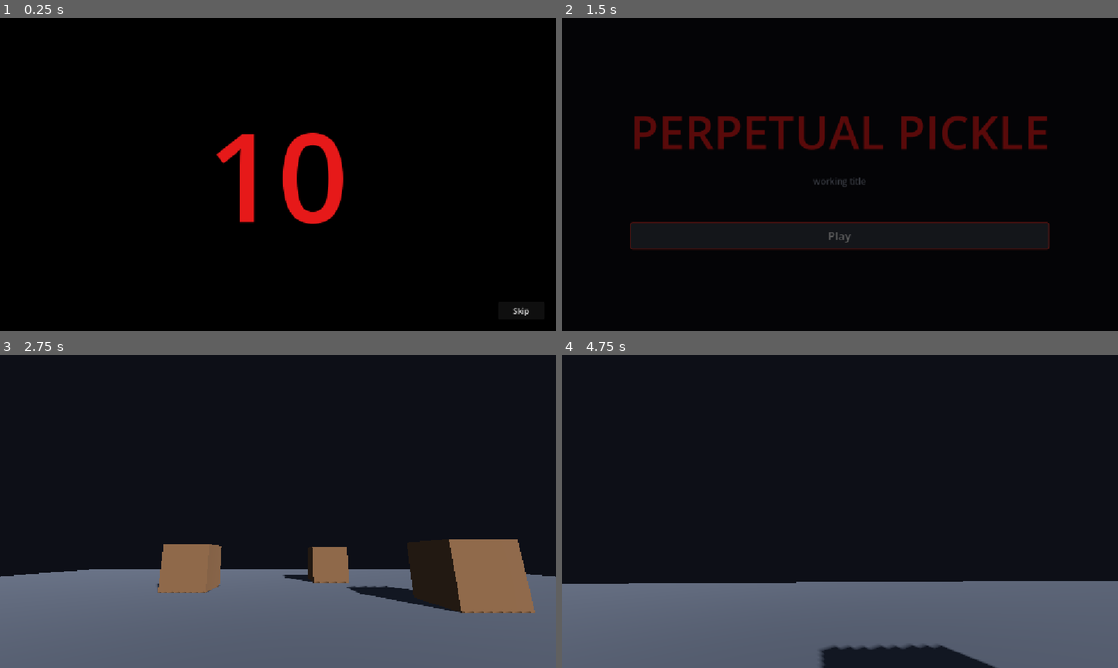
Above: before the commit, frames 1-4 (two rows, left to right).
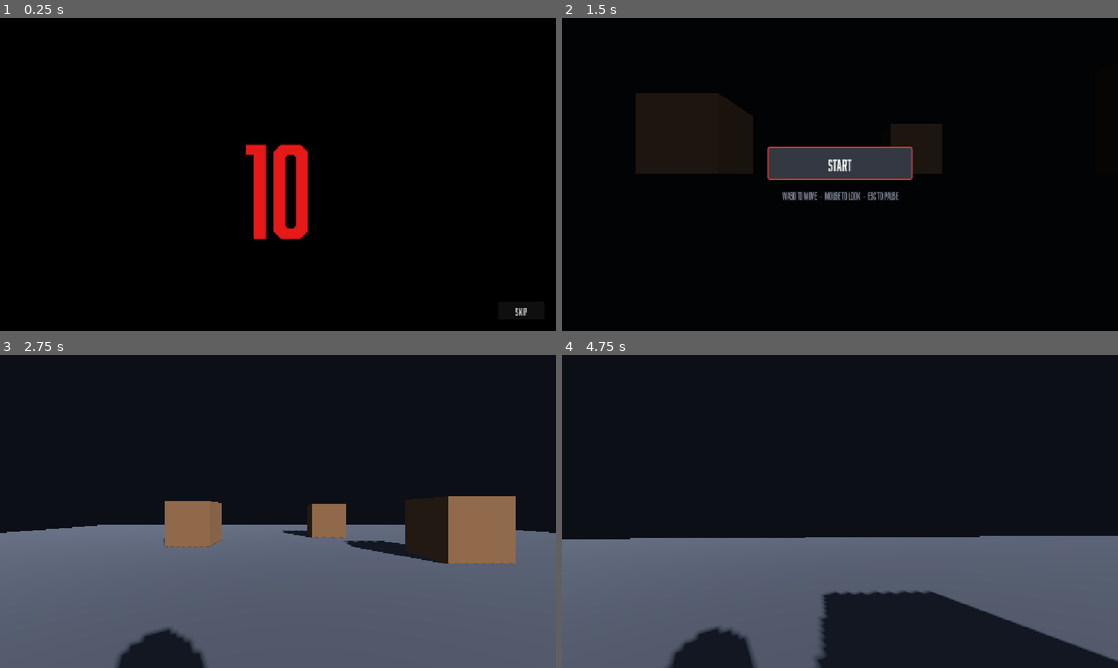
Above: after the commit, the same moments.

Repository: Joony/gmtk-game-jam-2026
Game: Godot game, scene res://scenes/intro.tscn
The game is run twice, just before and just after one commit, with the same random seed, the same clock (stepped at 60 frames per second) and the same inputs.
Inputs (mouse positions are in pixels of both pictures, inside the frame that each line leads up to):
- Up to frame 1 (0.25 s): no input
- Up to frame 2 (1.5 s): click "Skip" at 0.5 s; click (840, 237) at 1.25 s, where only the run before the commit has a clickable "Play"
- Up to frame 3 (2.75 s): click (278, 498) at 2 s, where only the run after the commit has a clickable "START"
- Up to frame 4 (4.75 s): tap Enter at 2.75 s; move the mouse to (867, 511) at 2.77 s; hold W (forward) from 2.78 s (still down); tap Space (jump) at 3.02, 3.77 s; move the mouse to (812, 511) at 3.52 s; move the mouse to (851, 505) at 4.27 s

The runs differ from the first frame. In frame 1, 4.1% of the frame differs, in the area x 38-96%, y 36-96%; in frame 2, 11%; in frame 3, 20%; in frame 4, 24%, in the area x 0-100%, y 57-100%.

Commit message:
Web export verified in browser; START prompt for pointer lock; AbolitionTest font theme; intro counts 10-01 into the game
Co-Authored-By: Claude Fable 5 <noreply@anthropic.com>

Diff:
--- a/project.godot
+++ b/project.godot
@@ -18,6 +18,10 @@
 [autoload]
 
 SceneManager="*res://scripts/scene_manager.gd"
+
+[gui]
+
+theme/custom="res://ui/theme.tres"
 
 [display]
 
--- a/scenes/game.tscn
+++ b/scenes/game.tscn
@@ -1,8 +1,9 @@
-[gd_scene load_steps=10 format=3]
+[gd_scene load_steps=11 format=3]
 
 [ext_resource type="Script" path="res://scripts/game.gd" id="1_game"]
 [ext_resource type="PackedScene" path="res://scenes/player.tscn" id="2_player"]
 [ext_resource type="PackedScene" path="res://ui/pause_menu.tscn" id="3_pause"]
+[ext_resource type="PackedScene" path="res://ui/start_prompt.tscn" id="4_start"]
 
 [sub_resource type="Environment" id="Environment_game"]
 background_mode = 1
@@ -86,3 +87,5 @@
 [node name="Player" parent="." instance=ExtResource("2_player")]
 
 [node name="PauseMenu" parent="." instance=ExtResource("3_pause")]
+
+[node name="StartPrompt" parent="." instance=ExtResource("4_start")]
--- a/scripts/game.gd
+++ b/scripts/game.gd
@@ -1,14 +1,45 @@
 extends Node3D
 
-# Placeholder game scene controller. Step 5 hands cursor ownership to the pause menu.
+# The game does not begin until the player clicks START. That click is what makes
+# mouse capture work in a browser: pointer lock is only granted inside a user-gesture
+# handler, so requesting it from _ready() after a scene transition is rejected on web.
+# It doubles as a decent "here are the controls" beat on desktop.
+
+signal started
 
 @onready var _player: CharacterBody3D = $Player
 @onready var _spawn: Marker3D = $PlayerSpawn
+@onready var _pause_menu: CanvasLayer = $PauseMenu
+@onready var _start_prompt: CanvasLayer = $StartPrompt
+
+var is_started: bool = false
 
 
 func _ready() -> void:
 	_player.global_transform = _spawn.global_transform
+	_start_prompt.get_node("%StartButton").pressed.connect(start_game)
+	_show_start_prompt()
+
+
+func _show_start_prompt() -> void:
+	is_started = false
+	_start_prompt.visible = true
+	# Freeze the player and disable Esc until the game actually begins.
+	_player.process_mode = Node.PROCESS_MODE_DISABLED
+	_pause_menu.enabled = false
+	Input.set_mouse_mode(Input.MOUSE_MODE_VISIBLE)
+	_start_prompt.get_node("%StartButton").grab_focus()
+
+
+func start_game() -> void:
+	if is_started:
+		return
+	is_started = true
+	_start_prompt.visible = false
+	_player.process_mode = Node.PROCESS_MODE_INHERIT
+	_pause_menu.enabled = true
 	capture_mouse()
+	started.emit()
 
 
 func capture_mouse() -> void:
--- a/scripts/intro.gd
+++ b/scripts/intro.gd
@@ -1,9 +1,15 @@
 extends Control
 
-const MAIN_MENU_SCENE := "res://scenes/main_menu.tscn"
+const NEXT_SCENE := "res://scenes/game.tscn"
 const COUNTDOWN_START := 10
+# Counts down to 01 and holds there — it never reaches zero. The countdown is
+# interrupted rather than completed, which is the stasis wake-up beat.
+const COUNTDOWN_END := 1
+## Seconds to hold on 01 before fading out.
+@export var hold_seconds: float = 1.5
 
 var _count := COUNTDOWN_START
+var _finished := false
 
 
 func _ready() -> void:
@@ -11,11 +17,14 @@
 
 
 func _on_timer_timeout() -> void:
-	if _count == 0:
-		_finish()
+	if _count <= COUNTDOWN_END:
 		return
 	_count -= 1
 	_show_count()
+	if _count == COUNTDOWN_END:
+		$Timer.stop()
+		await get_tree().create_timer(hold_seconds).timeout
+		_finish()
 
 
 func _on_skip_button_pressed() -> void:
@@ -23,9 +32,12 @@
 
 
 func _show_count() -> void:
-	%CountdownLabel.text = str(_count)
+	%CountdownLabel.text = "%02d" % _count
 
 
 func _finish() -> void:
+	if _finished:
+		return
+	_finished = true
 	$Timer.stop()
-	SceneManager.change_scene(MAIN_MENU_SCENE)
+	SceneManager.change_scene(NEXT_SCENE)
--- a/scripts/pause_menu.gd
+++ b/scripts/pause_menu.gd
@@ -11,6 +11,9 @@
 signal resumed
 
 var is_paused: bool = false
+## Set false to make Esc inert — the game scene disables it until the player
+## clicks START, so pausing can't happen before the game has begun.
+var enabled: bool = true
 
 
 func _ready() -> void:
@@ -21,6 +24,8 @@
 
 
 func _unhandled_input(event: InputEvent) -> void:
+	if not enabled:
+		return
 	if event.is_action_pressed("pause"):
 		toggle()
 		get_viewport().set_input_as_handled()
--- a/tests/smoke_full_loop.gd
+++ b/tests/smoke_full_loop.gd
@@ -60,36 +60,51 @@
 func _loop_once(round_number: int) -> void:
 	var tag := "round %d" % round_number
 
+	# Path A: launch route — intro drops straight into the game.
 	await _wait_for_transition_idle()
 	_scene_manager.change_scene(INTRO_SCENE)
 	_check("%s: reached the intro" % tag, await _wait_for_scene("Intro"))
 	if not _current_scene_is("Intro"):
 		return
 
-	# Skip rather than sitting through the 11s countdown.
+	# Skip rather than sitting through the countdown.
 	await _wait_for_transition_idle()
 	current_scene.get_node("SkipButton").pressed.emit()
-	_check("%s: intro skip reached the main menu" % tag, await _wait_for_scene("MainMenu"))
+	_check("%s: intro skip reached the game" % tag, await _wait_for_scene("Game"))
+	if not _current_scene_is("Game"):
+		return
+
+	await _play_a_bit(tag + " (from intro)")
+	_check("%s: back at the main menu" % tag, await _wait_for_scene("MainMenu"))
 	if not _current_scene_is("MainMenu"):
 		return
 
+	# Path B: menu route — Play returns to the game.
 	await _wait_for_transition_idle()
 	current_scene.get_node("%PlayButton").pressed.emit()
 	_check("%s: Play reached the game" % tag, await _wait_for_scene("Game"))
 	if not _current_scene_is("Game"):
 		return
 
-	# The game must be live: player present, on the floor, tree not paused.
+	await _play_a_bit(tag + " (from menu)")
+	_check("%s: Quit to Menu reached the main menu" % tag, await _wait_for_scene("MainMenu"))
+
+
+# START the game, confirm it's live, then pause and quit back to the menu.
+func _play_a_bit(tag: String) -> void:
 	var game := current_scene
 	var player: CharacterBody3D = game.get_node_or_null("Player")
 	_check("%s: game has a player" % tag, player != null)
 	_check("%s: tree is not paused on entry" % tag, not paused)
+	_check("%s: game waits behind the START prompt" % tag, not game.is_started)
+	game.start_game()
+	await process_frame
+	_check("%s: START began the game" % tag, game.is_started)
 	for i in 30:
 		await physics_frame
 	if player != null:
 		_check("%s: player is standing on the floor" % tag, player.is_on_floor())
 
-	# Pause, then quit to the menu.
 	_press_escape()
 	await process_frame
 	var pause_menu: CanvasLayer = game.get_node_or_null("PauseMenu")
@@ -97,7 +112,6 @@
 	pause_menu.get_node("%QuitButton").pressed.emit()
 	await process_frame
 	_check("%s: quitting unpaused the tree" % tag, not paused)
-	_check("%s: Quit to Menu reached the main menu" % tag, await _wait_for_scene("MainMenu"))
 
 
 func _run() -> void:
--- a/tests/smoke_intro_scene_manager.gd
+++ b/tests/smoke_intro_scene_manager.gd
@@ -43,19 +43,29 @@
 	if label.get_theme_font_size("font_size") < 100:
 		_failures.append("countdown font size %d is not big" % label.get_theme_font_size("font_size"))
 
-	# Countdown should tick down and auto-advance to the main menu.
-	# current_scene is briefly null mid-change, so only test the name when set.
+	# Countdown ticks down in two digits, holds on 01 (never reaches 00), then
+	# advances to the game. current_scene is briefly null mid-change, so only
+	# test the name when it is set.
+	var seen_two_digit := false
+	var seen_one := false
 	var seen_zero := false
 	var frames := 0
-	while frames < MAX_FRAMES and not _current_scene_is("MainMenu"):
-		if is_instance_valid(label) and label.text == "0":
-			seen_zero = true
+	while frames < MAX_FRAMES and not _current_scene_is("Game"):
+		if is_instance_valid(label):
+			match label.text:
+				"09": seen_two_digit = true
+				"01": seen_one = true
+				"00", "0": seen_zero = true
 		await process_frame
 		frames += 1
-	if not seen_zero:
-		_failures.append("countdown never displayed 0")
-	if not _current_scene_is("MainMenu"):
-		_failures.append("countdown did not auto-advance to MainMenu within %d frames" % MAX_FRAMES)
+	if not seen_two_digit:
+		_failures.append("countdown is not zero-padded to two digits (never displayed '09')")
+	if not seen_one:
+		_failures.append("countdown never displayed '01'")
+	if seen_zero:
+		_failures.append("countdown reached zero — it should hold on 01 and never show 00")
+	if not _current_scene_is("Game"):
+		_failures.append("countdown did not auto-advance to the game scene within %d frames" % MAX_FRAMES)
 
 	# Skip button: go back to the intro, press Skip, expect a transition
 	# triggered by the button (countdown timer stopped), not the countdown.
@@ -76,11 +86,11 @@
 		if not countdown_timer.is_stopped():
 			_failures.append("skip did not stop the countdown timer")
 		frames = 0
-		while frames < MAX_FRAMES and not _current_scene_is("MainMenu"):
+		while frames < MAX_FRAMES and not _current_scene_is("Game"):
 			await process_frame
 			frames += 1
-		if not _current_scene_is("MainMenu"):
-			_failures.append("skip button did not reach MainMenu")
+		if not _current_scene_is("Game"):
+			_failures.append("skip button did not reach the game scene")
 	else:
 		_failures.append("could not return to Intro to test the skip button")
 
--- a/tests/smoke_pause_menu.gd
+++ b/tests/smoke_pause_menu.gd
@@ -52,6 +52,16 @@
 	if pause_menu == null:
 		_finish()
 		return
+
+	# --- Esc is inert until the player clicks START -------------------------
+	_check("pause menu disabled before START", not pause_menu.enabled)
+	_press_escape()
+	await process_frame
+	_check("Esc does nothing before START", not paused and not pause_menu.visible)
+
+	game.start_game()
+	await process_frame
+	_check("pause menu enabled after START", pause_menu.enabled)
 
 	# --- Starts hidden and unpaused -----------------------------------------
 	_check("pause menu starts hidden", not pause_menu.visible)
--- a/tests/smoke_player.gd
+++ b/tests/smoke_player.gd
@@ -81,7 +81,27 @@
 	current_scene = game
 	await process_frame
 
+	# The game is gated behind the START prompt (needed for browser pointer lock).
 	var player: CharacterBody3D = game.get_node("Player")
+	_check("player is frozen before START", player.process_mode == Node.PROCESS_MODE_DISABLED)
+	_check("start prompt is visible before START", game.get_node("StartPrompt").visible)
+	# Cursor must be free while the prompt is up, and captured by START itself —
+	# capturing inside the button handler is what makes pointer lock legal on web.
+	# Probe with CAPTURED specifically: headless accepts VISIBLE but silently
+	# refuses capture, so probing with VISIBLE would wrongly claim testability.
+	Input.set_mouse_mode(Input.MOUSE_MODE_CAPTURED)
+	var cursor_testable := Input.get_mouse_mode() == Input.MOUSE_MODE_CAPTURED
+	Input.set_mouse_mode(Input.MOUSE_MODE_VISIBLE)
+	if cursor_testable:
+		_check("cursor is free while the START prompt is up", Input.get_mouse_mode() == Input.MOUSE_MODE_VISIBLE)
+
+	game.start_game()
+	await process_frame
+	_check("start prompt hidden after START", not game.get_node("StartPrompt").visible)
+	_check("player runs after START", player.process_mode == Node.PROCESS_MODE_INHERIT)
+	if cursor_testable:
+		_check("START captures the cursor", Input.get_mouse_mode() == Input.MOUSE_MODE_CAPTURED)
+
 	var spawn: Marker3D = game.get_node("PlayerSpawn")
 	# Horizontally exact; vertically loose, because gravity has already acted by now.
 	var spawn_pos := spawn.global_position
--- /dev/null
+++ b/ui/start_prompt.tscn
@@ -0,0 +1,65 @@
+[gd_scene load_steps=3 format=3]
+
+[sub_resource type="StyleBoxFlat" id="StyleBoxFlat_normal"]
+bg_color = Color(0.12, 0.13, 0.16, 1)
+border_width_left = 2
+border_width_top = 2
+border_width_right = 2
+border_width_bottom = 2
+border_color = Color(0.45, 0.48, 0.55, 1)
+corner_radius_top_left = 4
+corner_radius_top_right = 4
+corner_radius_bottom_right = 4
+corner_radius_bottom_left = 4
+
+[sub_resource type="StyleBoxFlat" id="StyleBoxFlat_focus"]
+bg_color = Color(0.2, 0.22, 0.26, 1)
+border_width_left = 2
+border_width_top = 2
+border_width_right = 2
+border_width_bottom = 2
+border_color = Color(0.85, 0.2, 0.18, 1)
+corner_radius_top_left = 4
+corner_radius_top_right = 4
+corner_radius_bottom_right = 4
+corner_radius_bottom_left = 4
+
+[node name="StartPrompt" type="CanvasLayer"]
+layer = 60
+
+[node name="Dim" type="ColorRect" parent="."]
+anchors_preset = 15
+anchor_right = 1.0
+anchor_bottom = 1.0
+grow_horizontal = 2
+grow_vertical = 2
+color = Color(0, 0, 0, 0.8)
+
+[node name="Center" type="CenterContainer" parent="."]
+anchors_preset = 15
+anchor_right = 1.0
+anchor_bottom = 1.0
+grow_horizontal = 2
+grow_vertical = 2
+
+[node name="VBox" type="VBoxContainer" parent="Center"]
+layout_mode = 2
+theme_override_constants/separation = 20
+alignment = 1
+
+[node name="StartButton" type="Button" parent="Center/VBox"]
+unique_name_in_owner = true
+custom_minimum_size = Vector2(300, 68)
+layout_mode = 2
+theme_override_font_sizes/font_size = 32
+theme_override_styles/normal = SubResource("StyleBoxFlat_normal")
+theme_override_styles/hover = SubResource("StyleBoxFlat_focus")
+theme_override_styles/focus = SubResource("StyleBoxFlat_focus")
+text = "START"
+
+[node name="Hint" type="Label" parent="Center/VBox"]
+layout_mode = 2
+theme_override_colors/font_color = Color(0.55, 0.58, 0.65, 1)
+theme_override_font_sizes/font_size = 18
+text = "WASD to move  ·  Mouse to look  ·  Esc to pause"
+horizontal_alignment = 1
--- /dev/null
+++ b/ui/theme.tres
@@ -0,0 +1,7 @@
+[gd_resource type="Theme" load_steps=2 format=3]
+
+[ext_resource type="FontFile" uid="uid://b8qnuapmcxr48" path="res://assets/AbolitionTest-Regular.otf" id="1_font"]
+
+[resource]
+default_font = ExtResource("1_font")
+default_font_size = 20
Not shown, added: .claude/launch.json
Binary file added: assets/AbolitionTest-Regular.otf
Not shown, added: assets/AbolitionTest-Regular.otf.import
Not shown, changed: TODO.md
Not shown, changed: docs/LOG.md
Not shown, added: docs/features/font-and-theme.md
Not shown, changed: docs/features/intro.md
Not shown, added: docs/features/start-prompt.md
Not shown, changed: docs/features/web-export.md
